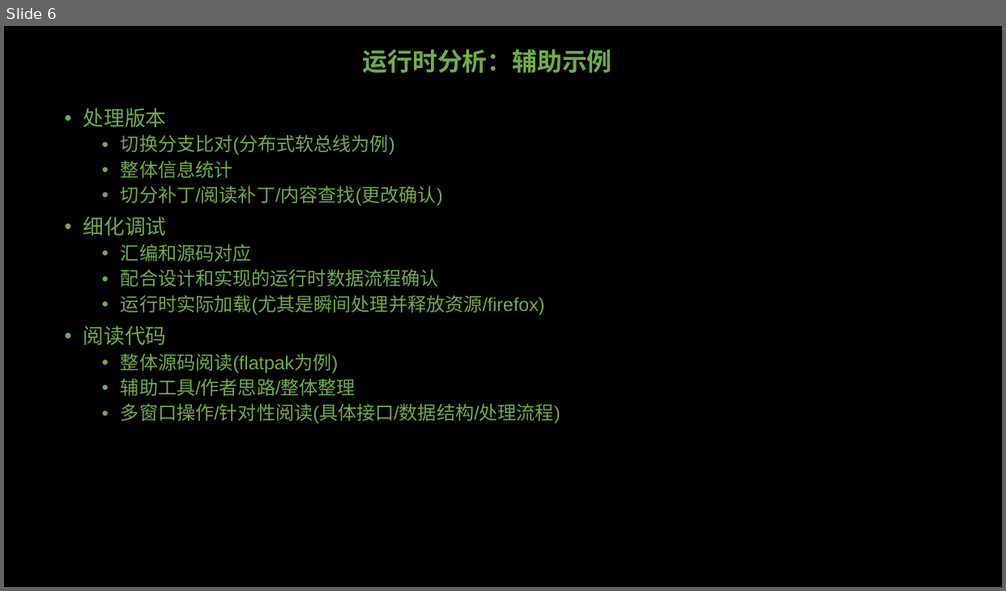
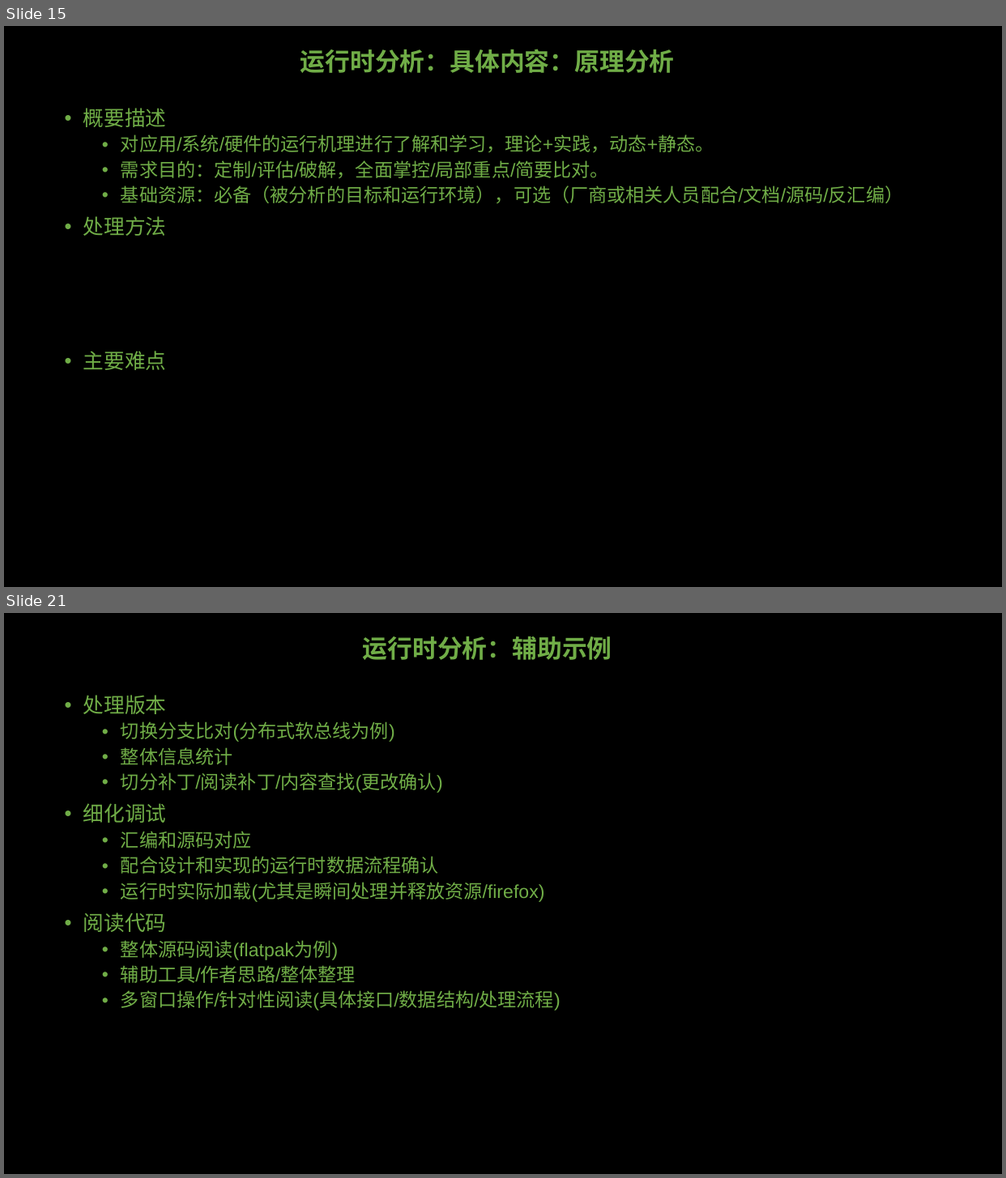
Before and after one commit to GavinKoeng/it-talks, a slide deck: toolchains/runtime-xxx/runtime-analyzing/运行时分析.pptx. Shown one above the other, each under a label of ours: slide 6 before the commit, slides 15 and 21 after it; the slides between them are not shown. The pictures are 1006x591 and 1006x1178 pixels, drawn with LibreOffice and Linux fonts; fonts in the diff are those of the drawing. Boxes give left, top, right and bottom in pixels: in the first picture for what was removed or moved away, otherwise in the second. Text is boxed around its words. In the diff, an @@ line names an element or a change of style, - is before the commit and + after.

Commit message:
toolchains: runtime-xxx: runtime-analyzing: 完成运行时分析PPT初稿

```diff
--- a/toolchains/runtime-xxx/runtime-analyzing/运行时分析.pptx
+++ b/toolchains/runtime-xxx/runtime-analyzing/运行时分析.pptx
@@ slide 15 added at [4,26,1002,587], background #000000 @@
@@ title added at [300,49,675,73], 24 pt, text #70AD47, bold @@
+运行时分析：具体内容：原理分析
@@ text added at [83,108,903,370], 18 pt, text #70AD47 @@
+• 概要描述
+  • 对应用/系统/硬件的运行机理进行了解和学习，理论+实践，动态+静态。
+  • 需求目的：定制/评估/破解，全面掌控/局部重点/简要比对。
+  • 基础资源：必备（被分析的目标和运行环境），可选（厂商或相关人员配合/文档/源码/反汇编）
+• 处理方法
+• 主要难点
@@ what was slide 6 is now slide 21 @@
```
Also in this commit, not shown: 4 slides changed, 14 other slides added.
